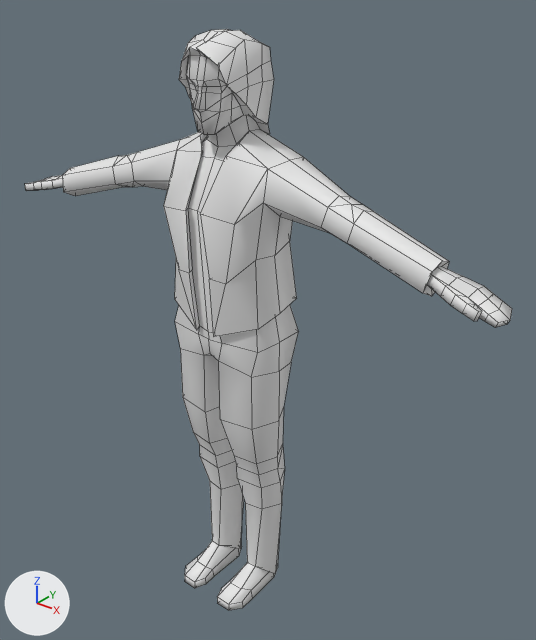
A saved change to the FBX model Assets/Player/MC_rigged.fbx.
Before and after are seen from a camera (50 mm lens) standing at (1.297, -1.488, 1.897) and looking at (0.069, 0.047, 0.945). Arrows for +X, +Y and +Z are at lower left; the lights stay in place. Mesh edges are drawn as thin lines. Where no turn or scale is listed for an object, it has been applied to the vertices.

Script lines for the objects in view, before the commit:
```python
me_cube_002 = bpy.data.meshes.new('Cube.002')
me_cube_002.from_pydata(...)  # 473 vertices, 504 faces; spans x -0.83..0.83, y -0.2..0.09, z -0.98..0.76
ob_finalbody = bpy.data.objects.new('FinalBody', me_cube_002)
ob_finalbody.location = (0.0, 0.0, 0.984)
```
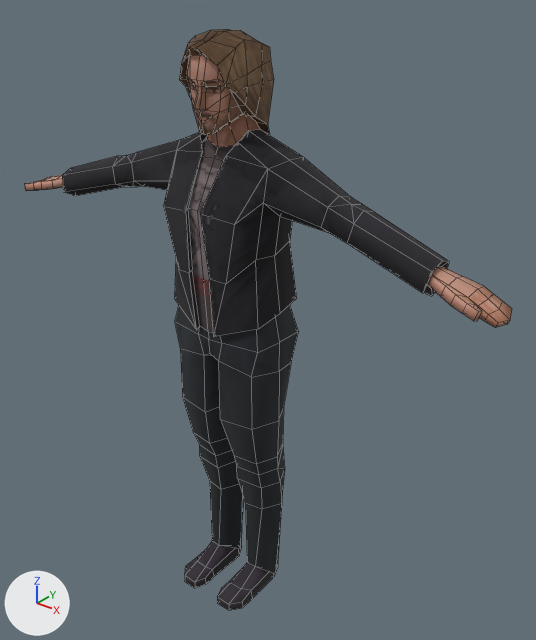
What differs and where, as boxes [x1, y1, x2, y2] in the pictures (536 x 640 px):
'FinalBody', recoloured (grey to black): [25, 29, 512, 610] in both

What the commit changed:
Picture 'Keith_textures.png' (img_keith_textures_png) is new.
Material 'Keith' (mat_keith) is new.
Its texture is img_keith_textures_png (with its transparency).
Its roughness is 1.0.
me_cube_002 has 473 vertices, 504 faces and spans x -0.83..0.83, y -0.2..0.09, z -0.98..0.76.
me_cube_002 now uses material mat_keith (picture img_keith_textures_png).
